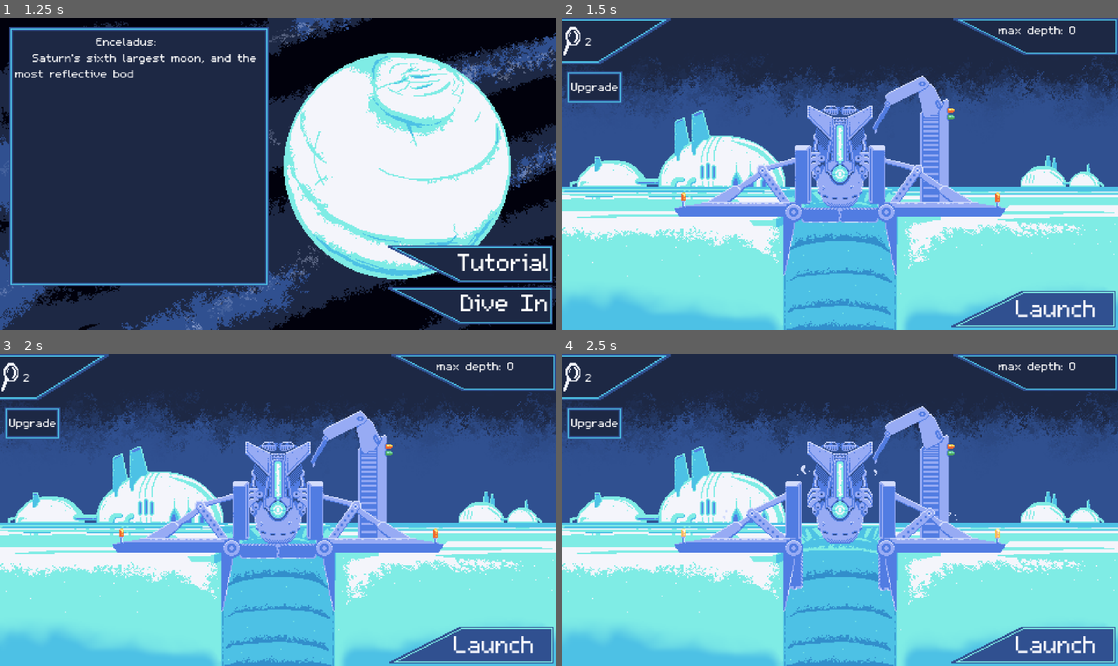
Above: before the commit, frames 1-4 (two rows, left to right).
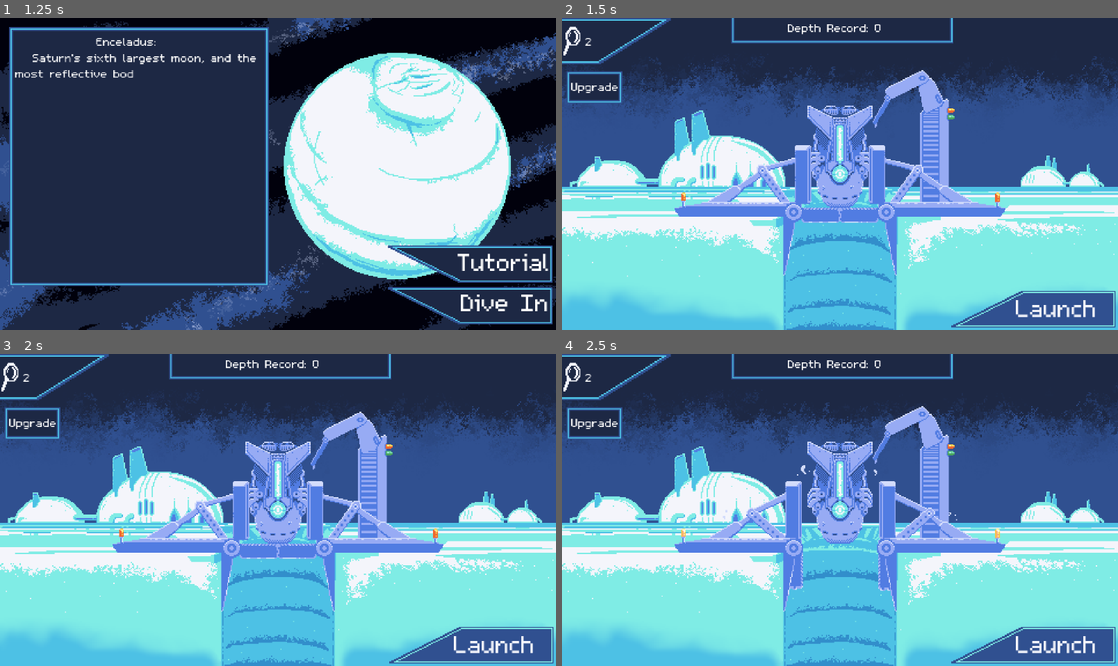
Above: after the commit, the same moments.

Repository: austingwatson/Depths
Game: Godot game, scene res://scenes/title_screen.tscn
Two runs of this game, one before a commit and one after it. Both use one fixed random seed, a clock stepped at 60 frames per second and the inputs below. Sound files missing from this copy of the repository are replaced by a short silence.
Inputs:
- Up to frame 1 (1.25 s): click "Play" at 0.5 s
- Up to frame 2 (1.5 s): click "Dive In" at 1.25 s
- Up to frame 3 (2 s): no input
- Up to frame 4 (2.5 s): click "Launch" at 2 s

Frame 1 is identical in both runs. In frame 2, 2.1% of the frame differs, in the area x 30-100%, y 0-38%; in frame 3, 1.8%; in frame 4, 1.5%.

Commit message:
Added bubbles and depth record, and big floater

Diff:
--- a/scenes/basecamp.tscn
+++ b/scenes/basecamp.tscn
@@ -90,6 +90,10 @@
 "name": &"default",
 "speed": 2.0
 }]
+
+[sub_resource type="Gradient" id="Gradient_bhldm"]
+offsets = PackedFloat32Array(0, 0.797048, 1)
+colors = PackedColorArray(1, 1, 1, 1, 1, 1, 1, 1, 1, 1, 1, 0)
 
 [sub_resource type="AtlasTexture" id="AtlasTexture_f8b0y"]
 atlas = ExtResource("2_saea2")
@@ -179,7 +183,7 @@
 
 [sub_resource type="AtlasTexture" id="AtlasTexture_q7nge"]
 atlas = ExtResource("2_saea2")
-region = Rect2(256, 48, 144, 32)
+region = Rect2(16, 224, 192, 32)
 
 [node name="Basecamp" type="Node"]
 script = ExtResource("1_saea2")
@@ -206,8 +210,30 @@
 
 [node name="Arm" type="AnimatedSprite2D" parent="."]
 sprite_frames = SubResource("SpriteFrames_q7nge")
-frame_progress = 0.946613
-centered = false
+frame_progress = 0.346248
+centered = false
+
+[node name="UpgradeSparks" type="CPUParticles2D" parent="Arm"]
+position = Vector2(262, 98)
+emitting = false
+amount = 20
+lifetime = 0.6
+one_shot = true
+explosiveness = 0.55
+randomness = 0.3
+emission_shape = 1
+emission_sphere_radius = 0.5
+direction = Vector2(0, -1)
+spread = 140.0
+gravity = Vector2(0, 300)
+initial_velocity_min = 70.0
+initial_velocity_max = 70.0
+radial_accel_min = 45.0
+radial_accel_max = 45.0
+tangential_accel_min = 10.0
+tangential_accel_max = 10.0
+color = Color(0.960784, 0.964706, 0.988235, 1)
+color_ramp = SubResource("Gradient_bhldm")
 
 [node name="Dock" type="Sprite2D" parent="."]
 texture = ExtResource("5_cdnnk")
@@ -263,7 +289,7 @@
 offset_right = 96.0
 
 [node name="MaxDepthBG" type="Sprite2D" parent="."]
-position = Vector2(336, 0)
+position = Vector2(146, -10)
 texture = SubResource("AtlasTexture_q7nge")
 centered = false
 flip_h = true
@@ -273,10 +299,10 @@
 anchors_preset = 5
 anchor_left = 0.5
 anchor_right = 0.5
-offset_left = 137.0
-offset_top = 3.0
-offset_right = 177.0
-offset_bottom = 43.0
+offset_left = -45.0
+offset_top = 1.0
+offset_right = -5.0
+offset_bottom = 41.0
 grow_horizontal = 2
 
 [connection signal="pressed" from="VBoxContainer/Launch" to="." method="_on_launch_pressed"]
--- a/scenes/end_game_screen.tscn
+++ b/scenes/end_game_screen.tscn
@@ -1,9 +1,10 @@
-[gd_scene load_steps=10 format=3 uid="uid://smbcyspbbf76"]
+[gd_scene load_steps=12 format=3 uid="uid://smbcyspbbf76"]
 
 [ext_resource type="Script" uid="uid://baxiwaedig7an" path="res://scripts/end_game_screen.gd" id="1_62ohe"]
 [ext_resource type="Texture2D" uid="uid://qq6n2y0wj6b4" path="res://assets/textures/ui/ui_sheet.png" id="2_7y8om"]
 [ext_resource type="Texture2D" uid="uid://c1vsexbykefwl" path="res://assets/textures/level/big_sub.png" id="2_ubscq"]
 [ext_resource type="Texture2D" uid="uid://dd60ahlecpedw" path="res://assets/textures/level/dark_currents_parallax.png" id="4_r6qnx"]
+[ext_resource type="PackedScene" uid="uid://cw2rldqj3fo56" path="res://scenes/ui/max_depth.tscn" id="5_r6qnx"]
 
 [sub_resource type="AtlasTexture" id="AtlasTexture_70b0o"]
 atlas = ExtResource("2_7y8om")
@@ -24,6 +25,10 @@
 [sub_resource type="AtlasTexture" id="AtlasTexture_4mw7a"]
 atlas = ExtResource("2_7y8om")
 region = Rect2(400, 48, 144, 32)
+
+[sub_resource type="AtlasTexture" id="AtlasTexture_0x1mo"]
+atlas = ExtResource("2_7y8om")
+region = Rect2(16, 224, 192, 32)
 
 [node name="EndGameScreen" type="Node"]
 script = ExtResource("1_62ohe")
@@ -108,4 +113,17 @@
 texture = ExtResource("4_r6qnx")
 centered = false
 
+[node name="MaxDepthBG" type="Sprite2D" parent="."]
+position = Vector2(146, 0)
+texture = SubResource("AtlasTexture_0x1mo")
+centered = false
+flip_h = true
+flip_v = true
+
+[node name="MaxDepth" parent="." instance=ExtResource("5_r6qnx")]
+offset_left = 188.0
+offset_top = 8.0
+offset_right = 228.0
+offset_bottom = 48.0
+
 [connection signal="pressed" from="BaseCampButton" to="." method="_on_base_camp_button_pressed"]
--- /dev/null
+++ b/scenes/entity/actor/big_floater.tscn
@@ -0,0 +1,183 @@
+[gd_scene load_steps=27 format=3 uid="uid://bolryx0e2fpp7"]
+
+[ext_resource type="PackedScene" uid="uid://dgefqrqeh3evl" path="res://scenes/component/movement.tscn" id="1_oslxi"]
+[ext_resource type="PackedScene" uid="uid://yr7unnis4qow" path="res://scenes/component/fish_sprite.tscn" id="2_2ldnu"]
+[ext_resource type="Texture2D" uid="uid://b52loa0ba8u2j" path="res://assets/textures/entity/big_floater.png" id="3_uoj4v"]
+[ext_resource type="Texture2D" uid="uid://bpw0l05oeby6o" path="res://assets/textures/entity/big_floater_normals.png" id="4_wu100"]
+[ext_resource type="PackedScene" uid="uid://b0rymrbfbbdhr" path="res://scenes/component/hurt_box.tscn" id="5_oualg"]
+[ext_resource type="Texture2D" uid="uid://dgb36hfijxjf1" path="res://assets/textures/effects/2d_lights_and_shadows_neutral_point_light.png" id="6_07jvc"]
+[ext_resource type="PackedScene" uid="uid://bbcnk1lc1bia3" path="res://scenes/component/player_distance.tscn" id="7_uc4en"]
+[ext_resource type="Texture2D" uid="uid://i6plrgcblxll" path="res://assets/textures/effects/effect_sheet.png" id="8_u2fdv"]
+
+[sub_resource type="AtlasTexture" id="AtlasTexture_7cldm"]
+atlas = ExtResource("3_uoj4v")
+region = Rect2(0, 0, 32, 64)
+
+[sub_resource type="AtlasTexture" id="AtlasTexture_8pshl"]
+atlas = ExtResource("3_uoj4v")
+region = Rect2(0, 64, 32, 64)
+
+[sub_resource type="AtlasTexture" id="AtlasTexture_jumg0"]
+atlas = ExtResource("3_uoj4v")
+region = Rect2(0, 128, 32, 64)
+
+[sub_resource type="AtlasTexture" id="AtlasTexture_dhex2"]
+atlas = ExtResource("3_uoj4v")
+region = Rect2(0, 192, 32, 64)
+
+[sub_resource type="SpriteFrames" id="SpriteFrames_ew2wq"]
+animations = [{
+"frames": [{
+"duration": 1.0,
+"texture": SubResource("AtlasTexture_7cldm")
+}, {
+"duration": 1.0,
+"texture": SubResource("AtlasTexture_8pshl")
+}, {
+"duration": 1.0,
+"texture": SubResource("AtlasTexture_jumg0")
+}, {
+"duration": 1.0,
+"texture": SubResource("AtlasTexture_dhex2")
+}],
+"loop": true,
+"name": &"default",
+"speed": 5.0
+}]
+
+[sub_resource type="AtlasTexture" id="AtlasTexture_lglwj"]
+atlas = ExtResource("3_uoj4v")
+region = Rect2(32, 0, 32, 64)
+
+[sub_resource type="AtlasTexture" id="AtlasTexture_m774u"]
+atlas = ExtResource("3_uoj4v")
+region = Rect2(32, 64, 32, 64)
+
+[sub_resource type="AtlasTexture" id="AtlasTexture_0hgxs"]
+atlas = ExtResource("3_uoj4v")
+region = Rect2(32, 128, 32, 64)
+
+[sub_resource type="AtlasTexture" id="AtlasTexture_xcdwi"]
+atlas = ExtResource("3_uoj4v")
+region = Rect2(32, 192, 32, 64)
+
+[sub_resource type="SpriteFrames" id="SpriteFrames_xfhml"]
+animations = [{
+"frames": [{
+"duration": 1.0,
+"texture": SubResource("AtlasTexture_lglwj")
+}, {
+"duration": 1.0,
+"texture": SubResource("AtlasTexture_m774u")
+}, {
+"duration": 1.0,
+"texture": SubResource("AtlasTexture_0hgxs")
+}, {
+"duration": 1.0,
+"texture": SubResource("AtlasTexture_xcdwi")
+}],
+"loop": true,
+"name": &"default",
+"speed": 5.0
+}]
+
+[sub_resource type="AtlasTexture" id="AtlasTexture_4cn2g"]
+atlas = ExtResource("4_wu100")
+region = Rect2(0, 0, 32, 64)
+
+[sub_resource type="AtlasTexture" id="AtlasTexture_0phh5"]
+atlas = ExtResource("4_wu100")
+region = Rect2(0, 64, 32, 64)
+
+[sub_resource type="AtlasTexture" id="AtlasTexture_wta5v"]
+atlas = ExtResource("4_wu100")
+region = Rect2(0, 128, 32, 64)
+
+[sub_resource type="AtlasTexture" id="AtlasTexture_2b6al"]
+atlas = ExtResource("4_wu100")
+region = Rect2(0, 192, 32, 64)
+
+[sub_resource type="SpriteFrames" id="SpriteFrames_l4r0l"]
+animations = [{
+"frames": [{
+"duration": 1.0,
+"texture": SubResource("AtlasTexture_4cn2g")
+}, {
+"duration": 1.0,
+"texture": SubResource("AtlasTexture_0phh5")
+}, {
+"duration": 1.0,
+"texture": SubResource("AtlasTexture_wta5v")
+}, {
+"duration": 1.0,
+"texture": SubResource("AtlasTexture_2b6al")
+}],
+"loop": true,
+"name": &"default",
+"speed": 5.0
+}]
+
+[sub_resource type="CapsuleShape2D" id="CapsuleShape2D_2g12u"]
+radius = 16.0
+height = 100.0
+
+[sub_resource type="AtlasTexture" id="AtlasTexture_1lxdu"]
+atlas = ExtResource("8_u2fdv")
+region = Rect2(48, 24, 8, 8)
+
+[sub_resource type="Gradient" id="Gradient_q5mgg"]
+offsets = PackedFloat32Array(0, 0.723247, 1)
+colors = PackedColorArray(1, 1, 1, 1, 1, 1, 1, 1, 1, 1, 1, 0)
+
+[node name="BigFloater" type="Node2D"]
+
+[node name="Movement" parent="." node_paths=PackedStringArray("entity") instance=ExtResource("1_oslxi")]
+entity = NodePath("")
+max_speed = 10.0
+acceleration = 2.0
+deceleration = 100.0
+
+[node name="FishSprite" parent="." node_paths=PackedStringArray("entity") instance=ExtResource("2_2ldnu")]
+entity = NodePath("..")
+base_animation = SubResource("SpriteFrames_ew2wq")
+outline_animation = SubResource("SpriteFrames_xfhml")
+eye_animation = SubResource("SpriteFrames_l4r0l")
+visible_rect = Rect2(-8, -16, 16, 32)
+show_time = 1.0
+
+[node name="HurtBox" parent="." node_paths=PackedStringArray("entity") instance=ExtResource("5_oualg")]
+collision_layer = 40
+collision_mask = 2
+entity = NodePath("")
+max_health = 4
+health = 4
+shape = SubResource("CapsuleShape2D_2g12u")
+
+[node name="Light" type="PointLight2D" parent="."]
+position = Vector2(0, -9)
+color = Color(0.722702, 0.999442, 0.675061, 1)
+energy = 0.4
+texture = ExtResource("6_07jvc")
+offset = Vector2(0, 4)
+texture_scale = 0.25
+
+[node name="PlayerDistance" parent="." node_paths=PackedStringArray("entity") instance=ExtResource("7_uc4en")]
+entity = NodePath("")
+distance = 500.0
+
+[node name="DeathPop" type="CPUParticles2D" parent="."]
+texture = SubResource("AtlasTexture_1lxdu")
+explosiveness = 0.9
+randomness = 0.36
+emission_shape = 2
+emission_sphere_radius = 6.0
+direction = Vector2(0, 0)
+spread = 180.0
+gravity = Vector2(0, -80)
+initial_velocity_min = 15.0
+initial_velocity_max = 45.0
+radial_accel_min = 32.0
+radial_accel_max = 32.0
+damping_min = 60.0
+damping_max = 60.0
+color_ramp = SubResource("Gradient_q5mgg")
--- a/scenes/entity/actor/floater.tscn
+++ b/scenes/entity/actor/floater.tscn
@@ -7,6 +7,7 @@
 [ext_resource type="Texture2D" uid="uid://dgb36hfijxjf1" path="res://assets/textures/effects/2d_lights_and_shadows_neutral_point_light.png" id="2_ty7i7"]
 [ext_resource type="PackedScene" uid="uid://yr7unnis4qow" path="res://scenes/component/fish_sprite.tscn" id="3_dt2mo"]
 [ext_resource type="PackedScene" uid="uid://bbcnk1lc1bia3" path="res://scenes/component/player_distance.tscn" id="6_dt2mo"]
+[ext_resource type="Texture2D" uid="uid://i6plrgcblxll" path="res://assets/textures/effects/effect_sheet.png" id="8_hcpx5"]
 
 [sub_resource type="AtlasTexture" id="AtlasTexture_nkbgl"]
 atlas = ExtResource("1_4c47e")
@@ -57,6 +58,14 @@
 [sub_resource type="CircleShape2D" id="CircleShape2D_11tjm"]
 radius = 8.0
 
+[sub_resource type="AtlasTexture" id="AtlasTexture_bhvvh"]
+atlas = ExtResource("8_hcpx5")
+region = Rect2(48, 24, 8, 8)
+
+[sub_resource type="Gradient" id="Gradient_qctdj"]
+offsets = PackedFloat32Array(0, 0.723247, 1)
+colors = PackedColorArray(1, 1, 1, 1, 1, 1, 1, 1, 1, 1, 1, 0)
+
 [node name="Floater" type="Node2D" groups=["Floater"]]
 script = ExtResource("1_ty7i7")
 heal = 1
@@ -95,5 +104,22 @@
 entity = NodePath("..")
 distance = 500.0
 
+[node name="DeathPop" type="CPUParticles2D" parent="."]
+texture = SubResource("AtlasTexture_bhvvh")
+explosiveness = 0.9
+randomness = 0.36
+emission_shape = 2
+emission_sphere_radius = 6.0
+direction = Vector2(0, 0)
+spread = 180.0
+gravity = Vector2(0, -80)
+initial_velocity_min = 15.0
+initial_velocity_max = 45.0
+radial_accel_min = 32.0
+radial_accel_max = 32.0
+damping_min = 60.0
+damping_max = 60.0
+color_ramp = SubResource("Gradient_qctdj")
+
 [connection signal="dead" from="HurtBox" to="." method="_on_hurt_box_dead"]
 [connection signal="pinged" from="HurtBox" to="." method="_on_hurt_box_pinged"]
--- a/scenes/entity/actor/player.tscn
+++ b/scenes/entity/actor/player.tscn
@@ -121,10 +121,10 @@
 cooldown = 5.0
 
 [node name="TorpedoCooldown" parent="SkillCooldowns" instance=ExtResource("6_b81v7")]
-cooldown = 0.5
+cooldown = 0.3
 
 [node name="ShockCooldown" parent="SkillCooldowns" instance=ExtResource("6_b81v7")]
-cooldown = 1.0
+cooldown = 0.6
 
 [node name="Sprite2D" type="Sprite2D" parent="."]
 texture = SubResource("AtlasTexture_18kca")
--- a/scenes/entity/drops/resource_pickup.tscn
+++ b/scenes/entity/drops/resource_pickup.tscn
@@ -126,7 +126,6 @@
 shape = SubResource("CircleShape2D_0ofgt")
 
 [node name="ScanTimer" type="Timer" parent="."]
-wait_time = 1.5
 one_shot = true
 
 [node name="PlayerDistance" parent="." node_paths=PackedStringArray("entity") instance=ExtResource("2_cr552")]
--- a/scenes/entity/sea_floor.tscn
+++ b/scenes/entity/sea_floor.tscn
@@ -14,7 +14,7 @@
 script = ExtResource("1_uvcf2")
 
 [node name="CollisionShape2D" type="CollisionShape2D" parent="."]
-position = Vector2(0, 139)
+position = Vector2(0, 166)
 shape = SubResource("RectangleShape2D_uvcf2")
 
 [node name="Seabed_play_area" type="Parallax2D" parent="."]
--- a/scenes/ui/max_depth.tscn
+++ b/scenes/ui/max_depth.tscn
@@ -11,4 +11,4 @@
 layout_mode = 0
 offset_right = 40.0
 offset_bottom = 13.0
-text = "Max Depth: 0"
+text = "Depth Record: 0"
--- a/scripts/ui/max_depth.gd
+++ b/scripts/ui/max_depth.gd
@@ -5,4 +5,4 @@
 
 
 func _ready() -> void:
-	label.text = "max depth: " + str(player_stats.max_depth)
+	label.text = "Depth Record: " + str(player_stats.max_depth)
Binary file added: assets/textures/effects/shock_cannon_blast.png
Not shown, added: assets/textures/effects/shock_cannon_blast.png.import
Not shown: 1 places in scenes/basecamp.tscn that only renumber resources
Not shown: 1 places in scenes/entity/actor/floater.tscn that only renumber resources
Not shown: 1 places in scenes/entity/projectile/arrow.tscn that only renumber resources
